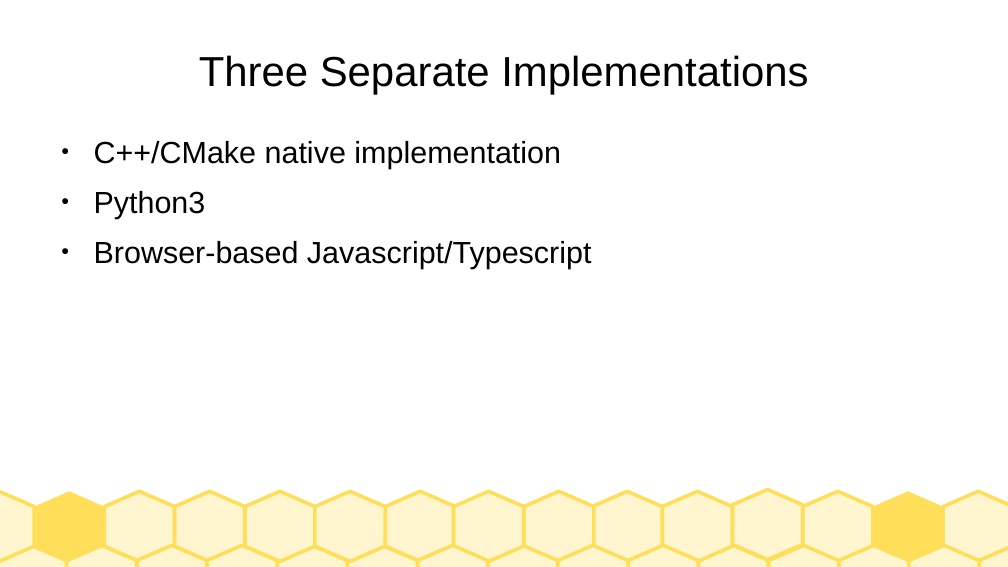
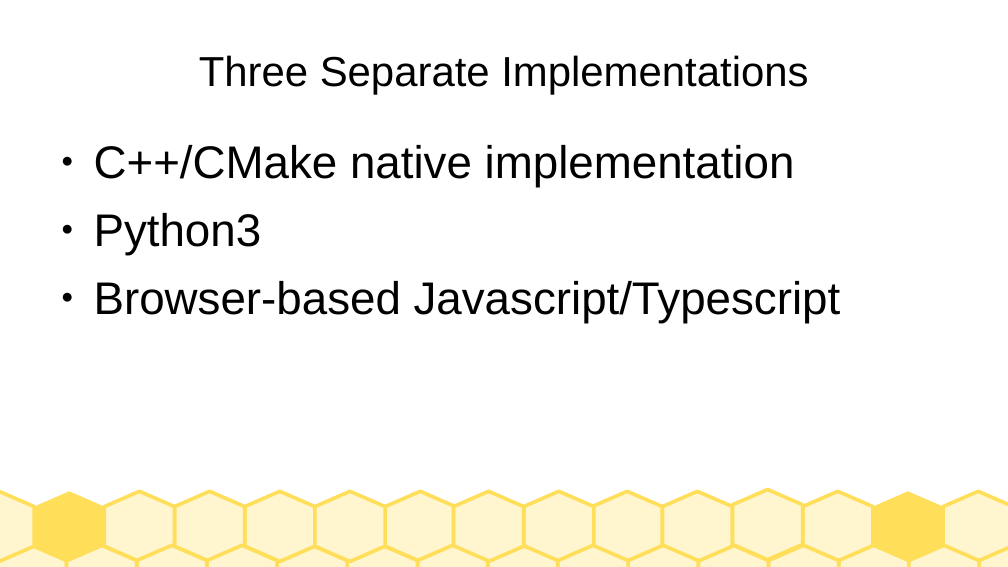
Before and after one commit to jarney/node--js, a slide deck: slide 26 of doc/NodesAJourney.odp. Drawn at 1008x567 pixels with LibreOffice and Linux fonts; fonts in the diff are those of the drawing. Boxes give left, top, right and bottom in pixels: in the first picture for what was removed or moved away, otherwise in the second. Text is boxed around its words. In the diff, an @@ line names an element or a change of style, - is before the commit and + after.

```diff
--- a/doc/NodesAJourney.odp
+++ b/doc/NodesAJourney.odp
@@ text "C++/CMake native implementation" at (x1=94, y1=145, x2=841, y2=324): size 24 to 36 pt @@
```
Also in this commit, not shown: 3 other slides changed, 1 slide added, 1 slide removed.
